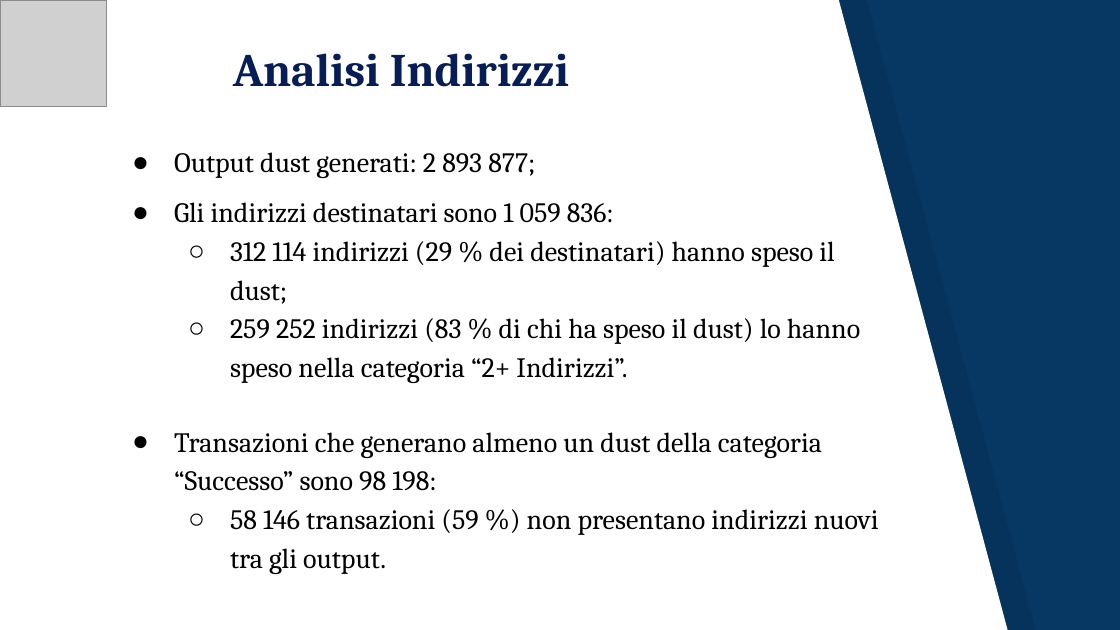
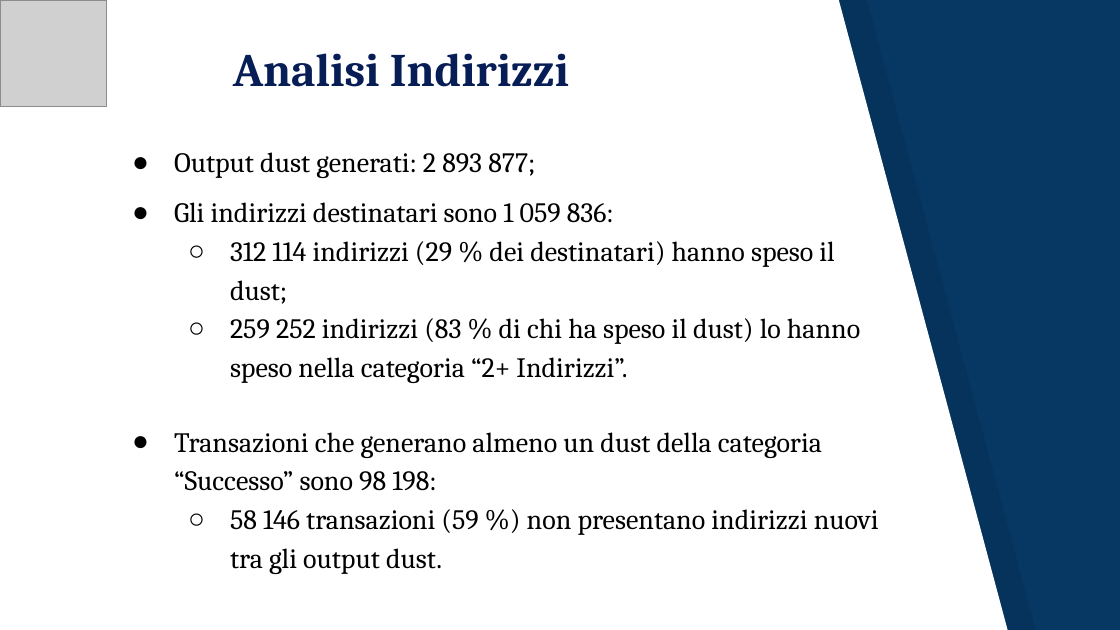
Before and after one commit to JacopoRaffi/Dust_Attack_Analysis, a slide deck: slide 18 of Dust Attack .pptx. Drawn at 1120x630 pixels with LibreOffice and Linux fonts; fonts in the diff are those of the drawing; grey boxes stand for pictures. Boxes give left, top, right and bottom in pixels: in the first picture for what was removed or moved away, otherwise in the second. Text is boxed around its words. In the diff, an @@ line names an element or a change of style, - is before the commit and + after.

```diff
--- a/Dust Attack .pptx
+++ b/Dust Attack .pptx
@@ text at bbox=[230, 509, 879, 574]: text changed @@
-  ○ 58 146 transazioni (59 %) non presentano indirizzi nuovi tra gli output.
+  ○ 58 146 transazioni (59 %) non presentano indirizzi nuovi tra gli output dust.
```
Also in this commit, not shown: 7 other slides changed, 1 other file.
